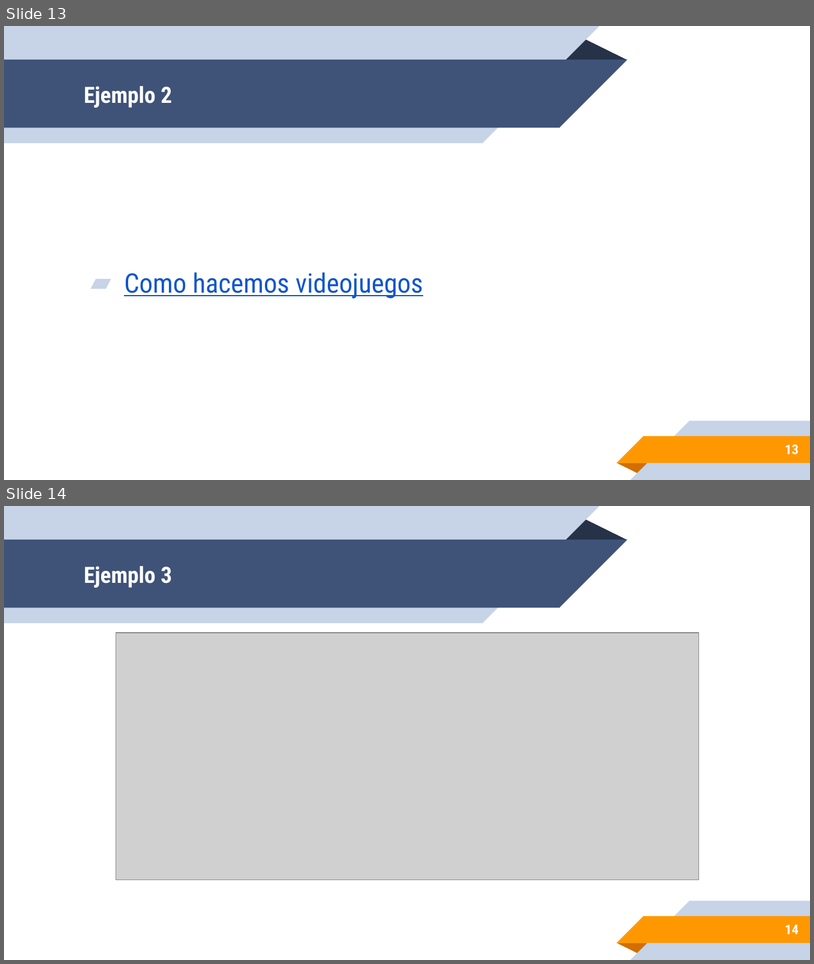
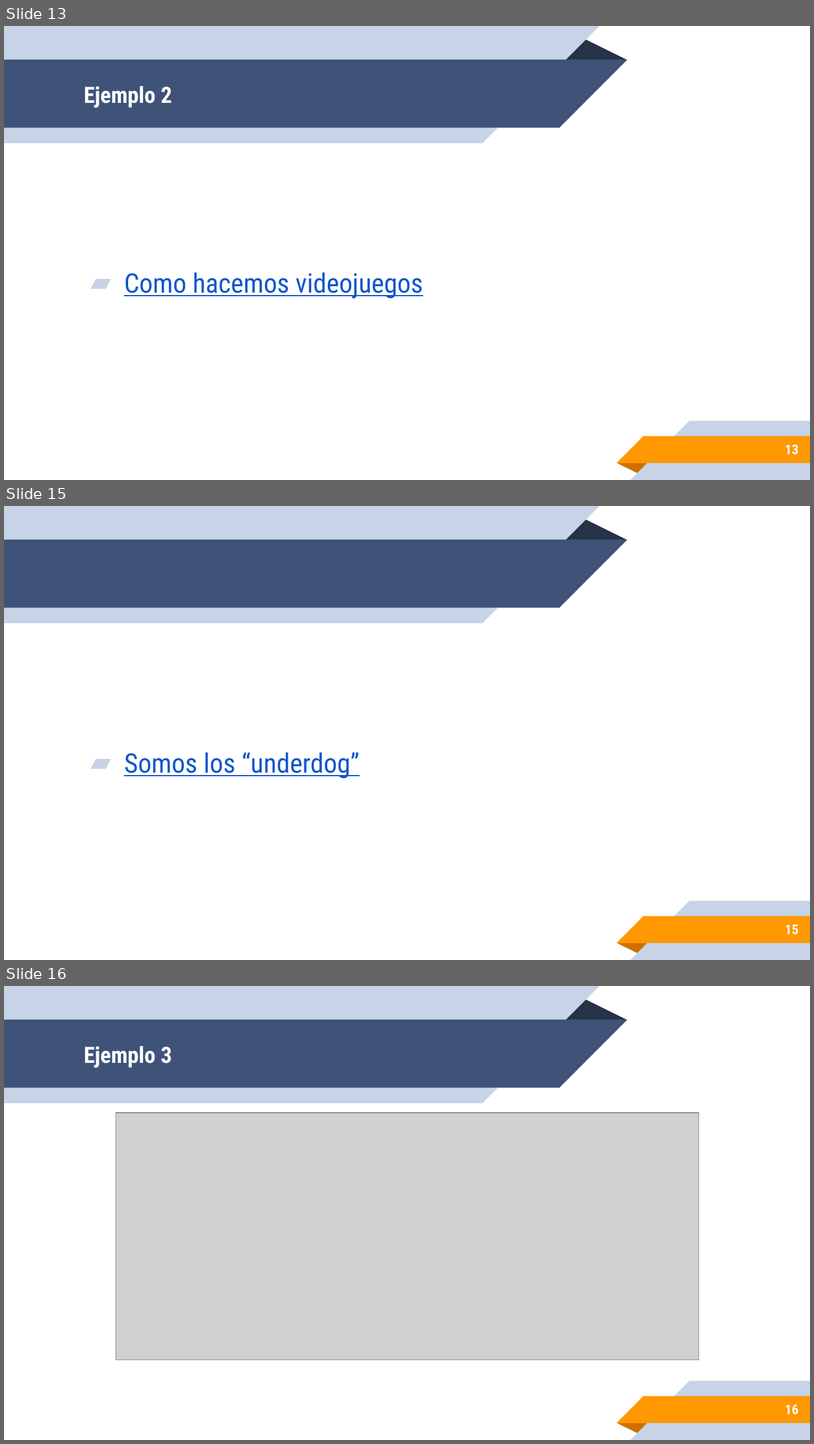
Before and after one commit to leonpalafox/fundamentos_ds, a slide deck: Slides/Clase_3_2020.pptx. Shown one above the other, each under a label of ours: slides 13 and 14 before the commit, slides 13, 15 and 16 after it; the slides between them are not shown. The pictures are 814x964 and 814x1444 pixels, drawn with LibreOffice and Linux fonts; fonts in the diff are those of the drawing; grey boxes stand for pictures; background and template pictures are left out. Boxes give left, top, right and bottom in pixels: in the first picture for what was removed or moved away, otherwise in the second. Text is boxed around its words. In the diff, an @@ line names an element or a change of style, - is before the commit and + after.

```diff
--- a/Slides/Clase_3_2020.pptx
+++ b/Slides/Clase_3_2020.pptx
@@ slide 15 added at (4, 506, 810, 960), background #FFFFFF; not listed: 10 template elements that a slide beside it also shows @@
@@ text added at (124, 752, 360, 778), 24 pt, text #1155CC, underline @@
+▰ Somos los “underdog”
@@ page number added at (785, 924, 799, 934), 12 pt, text #FFFFFF, bold @@
+15
@@ what was slide 14 is now slide 16 @@
@@ page number at (785, 1404, 799, 1414): text changed @@
-14
+16
```
Also in this commit, not shown: 1 other slide added, 1 other file.
